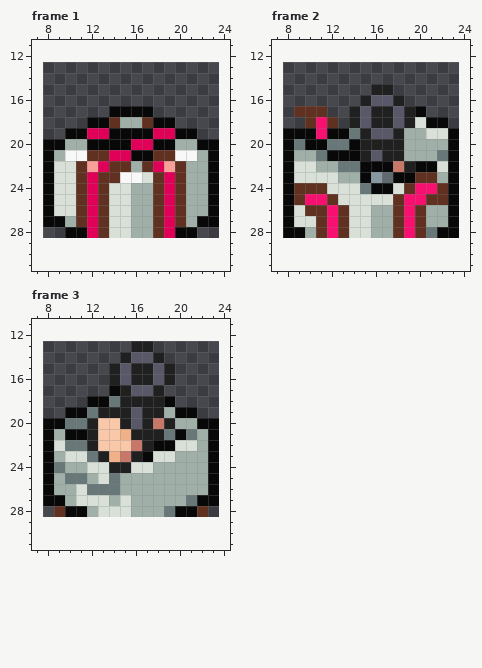
Pixel-art file: assets/box-assassin-wip.ase. Above: the version before the commit.
16x16 pixels, 3 frames. Shown: frame 1: x 7..24, y 11..31; frame 2: x 7..24, y 11..31; frame 3: x 7..24, y 11..31. The old version is drawn lined up with the new one, on the new canvas. The commit also changed other frames, which this record leaves out.
New version:
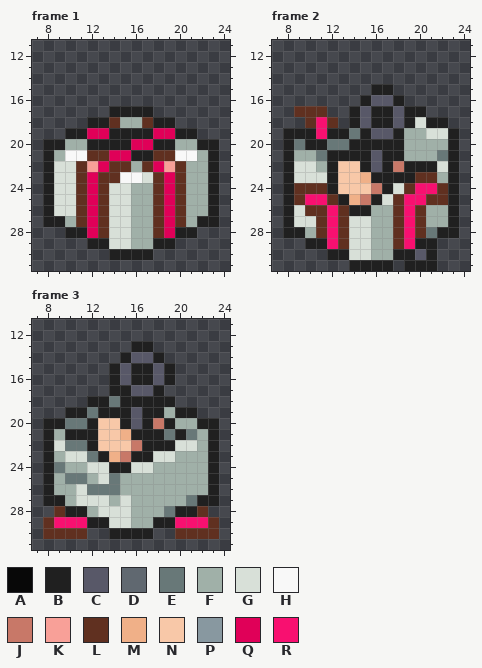
Palette (. is transparent): A #080808  B #202020  C #585868  D #606870  E #687878  F #a0b0a8  G #d8e0d8  H #f8f8f8  J #c87868  K #f8a098  L #603020  M #f0b088  N #f8c8a8  P #8898a0  Q #e00058  R #f81070
The commit says: Adjusted style of sidebar buttons Added second animation for Box Assassin
Difference:
canvas 16x16 -> 32x32, the old top-left corner now at 8,13
Changed rows in their new state; - is an unchanged pixel.
Frame 1:
first column x 8:
17 ------BBBB------
18 ----BB----BB----
19 --BB--BBBB--BB--
20 BB--BBBB--BB--BB
21 B-------BB-----B
22 B--------------B
23 B--------------B
24 B--------------B
25 B--------------B
26 B--------------B
27 BB------------BB
28 --BB--------BB--
29 ----BBGGFFBB----
30 ------BBBB------
Frame 2:
first column x 8:
17 ------------B---
18 -------------BB-
19 BBB-BB---------B
20 B-BB--B--------B
21 B---BBB--------B
22 B---BNNBCB--BB-B
23 B---BNNMBBBB---B
24 B---BNNNJB-----B
25 B----BMJB------B
26 B-----BB-------B
27 B--------------B
28 BB------------BB
29 --BBRLGGFFLRBB--
30 ----BBGGFFBBCB--
31 ------BBBB-BBB--
Frame 3:
first column x 8:
17 ------B---------
18 ----BB-----B----
19 --BB--------BB--
20 BB------------BB
21 B-BB--------B--B
22 B---------BB---B
23 B--------B-----B
24 B--------------B
25 B--------------B
26 B--------------B
27 BB------------BB
28 --BB--------BB--
29 LRRRBBGGFFBBRRRL
30 LLLL--BBBB--LLLL
